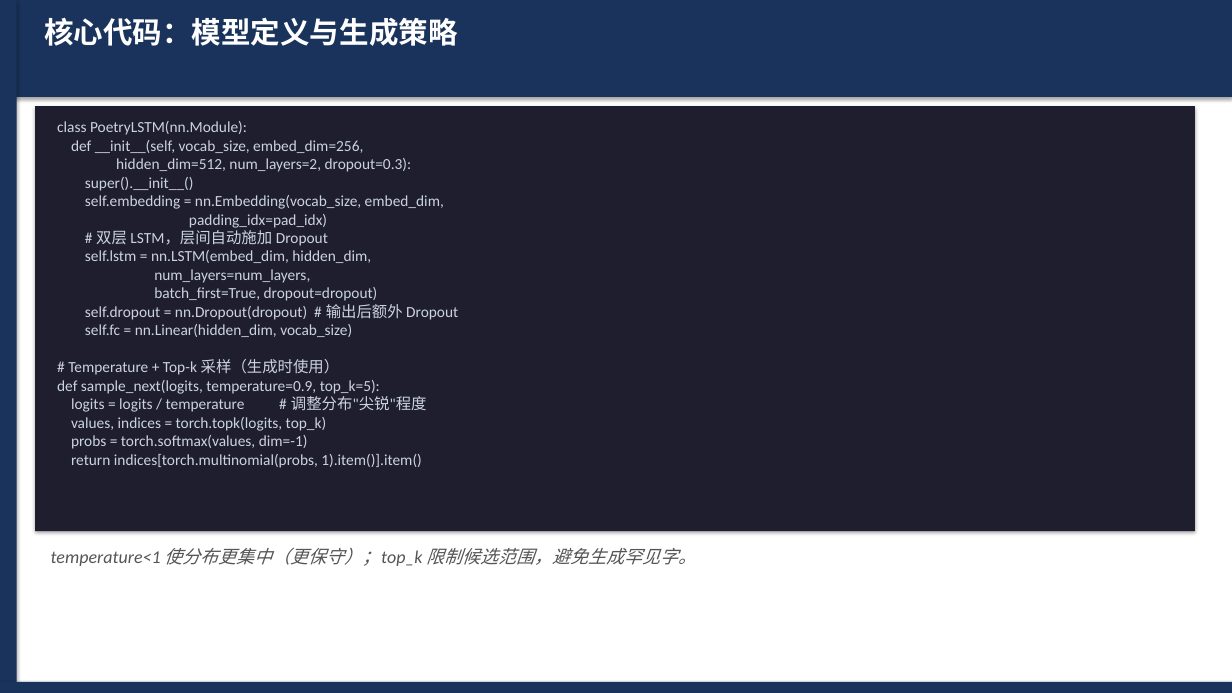
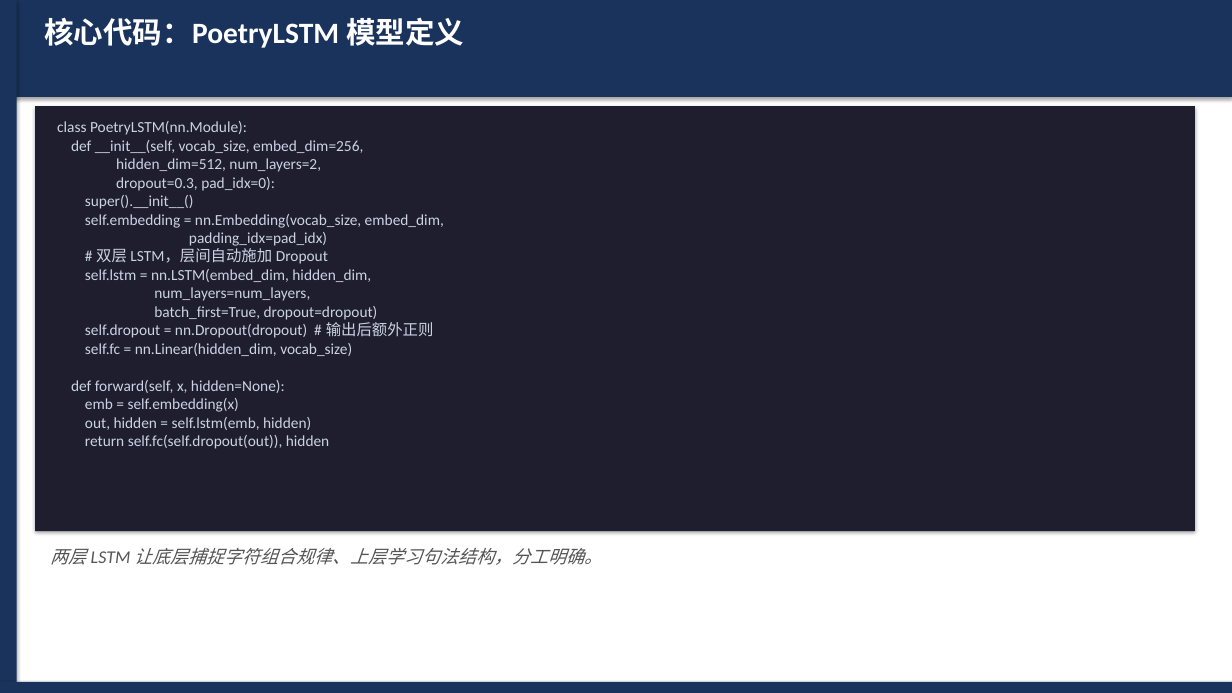
Before and after one commit to WevYang/deep_learning_task, a slide deck: slide 5 of reports/exp3_poetry_lstm.pptx. Drawn at 1232x693 pixels with LibreOffice and Linux fonts; fonts in the diff are those of the drawing. Boxes give left, top, right and bottom in pixels: in the first picture for what was removed or moved away, otherwise in the second. Text is boxed around its words. In the diff, an @@ line names an element or a change of style, - is before the commit and + after.

```diff
--- a/reports/exp3_poetry_lstm.pptx
+++ b/reports/exp3_poetry_lstm.pptx
@@ text at [44,17,464,48]: text changed @@
-核心代码：模型定义与生成策略
+核心代码：PoetryLSTM 模型定义
@@ text at [57,121,444,449]: text changed @@
-class PoetryLSTM(nn.Module):
-def __init__(self, vocab_size, embed_dim=256,
-hidden_dim=512, num_layers=2, dropout=0.3):
-super().__init__()
-self.embedding = nn.Embedding(vocab_size, embed_dim,
-padding_idx=pad_idx)
-# 双层 LSTM，层间自动施加 Dropout
-self.lstm = nn.LSTM(embed_dim, hidden_dim,
-num_layers=num_layers,
-batch_first=True, dropout=dropout)
-self.dropout = nn.Dropout(dropout) # 输出后额外 Dropout
-self.fc = nn.Linear(hidden_dim, vocab_size)
-# Temperature + Top-k 采样（生成时使用）
-def sample_next(logits, temperature=0.9, top_k=5):
-logits = logits / temperature # 调整分布"尖锐"程度
-values, indices = torch.topk(logits, top_k)
-probs = torch.softmax(values, dim=-1)
-return indices[torch.multinomial(probs, 1).item()].item()
+class PoetryLSTM(nn.Module):
+def __init__(self, vocab_size, embed_dim=256,
+hidden_dim=512, num_layers=2,
+dropout=0.3, pad_idx=0):
+super().__init__()
+self.embedding = nn.Embedding(vocab_size, embed_dim,
+padding_idx=pad_idx)
+# 双层 LSTM，层间自动施加 Dropout
+self.lstm = nn.LSTM(embed_dim, hidden_dim,
+num_layers=num_layers,
+batch_first=True, dropout=dropout)
+self.dropout = nn.Dropout(dropout) # 输出后额外正则
+self.fc = nn.Linear(hidden_dim, vocab_size)
+def forward(self, x, hidden=None):
+emb = self.embedding(x)
+out, hidden = self.lstm(emb, hidden)
+return self.fc(self.dropout(out)), hidden
@@ text at [51,548,603,565]: text changed @@
-temperature<1 使分布更集中（更保守）；top_k 限制候选范围，避免生成罕见字。
+两层 LSTM 让底层捕捉字符组合规律、上层学习句法结构，分工明确。
```
Also in this commit, not shown: 7 other slides changed, 2 slides added, 5 other files.
